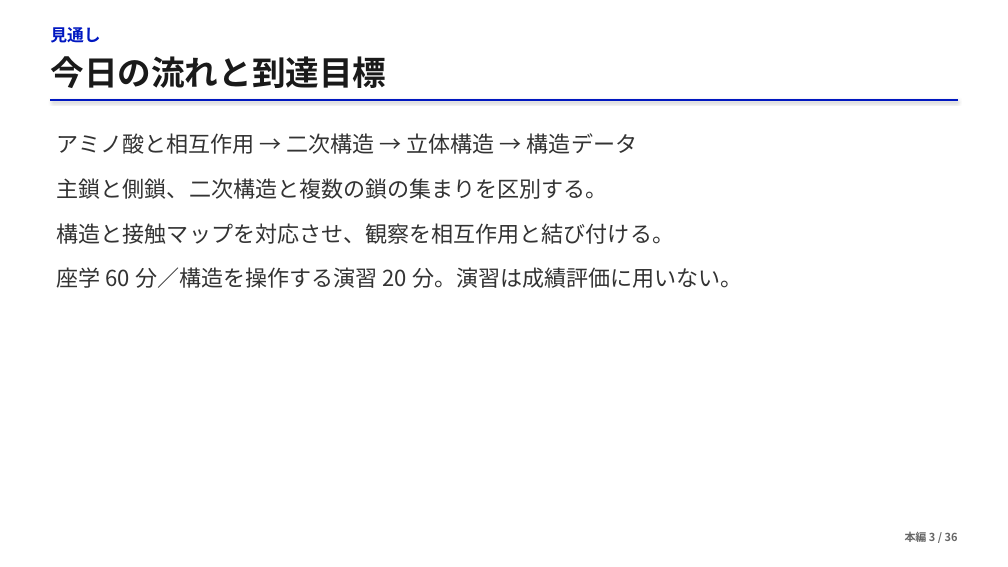
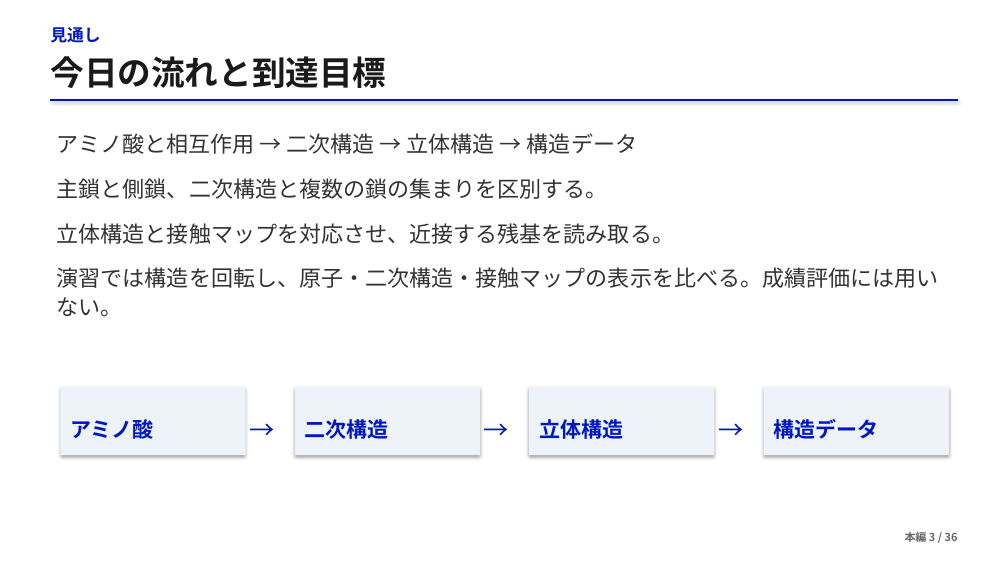
Before and after one commit to matsunagalab/lecture_bioinfo, a slide deck: slide 3 of 03_タンパク質構造の基礎/03_タンパク質構造の基礎.pptx. Drawn at 1008x567 pixels with LibreOffice and Linux fonts; fonts in the diff are those of the drawing. Boxes give left, top, right and bottom in pixels: in the first picture for what was removed or moved away, otherwise in the second. Text is boxed around its words. In the diff, an @@ line names an element or a change of style, - is before the commit and + after.

```diff
--- a/03_タンパク質構造の基礎/03_タンパク質構造の基礎.pptx
+++ b/03_タンパク質構造の基礎/03_タンパク質構造の基礎.pptx
@@ text at (57,223,674,244): text changed @@
-構造と接触マップを対応させ、観察を相互作用と結び付ける。
+立体構造と接触マップを対応させ、近接する残基を読み取る。
@@ text at (57,267,939,317): text changed @@
-座学 60 分／構造を操作する演習 20 分。演習は成績評価に用いない。
+演習では構造を回転し、原子・二次構造・接触マップの表示を比べる。成績評価には用いない。
@@ rectangle added at (60,387,246,455), fill #EEF3FA @@
@@ rectangle added at (295,387,480,455), fill #EEF3FA @@
@@ rectangle added at (529,387,715,455), fill #EEF3FA @@
@@ rectangle added at (764,387,949,455), fill #EEF3FA @@
@@ text added at (70,419,154,439), 20 pt, text #0017C1, bold @@
+アミノ酸
@@ text added at (250,402,289,440), 24 pt, text #0017C1 @@
+→
@@ text added at (305,419,389,439), 20 pt, text #0017C1, bold @@
+二次構造
@@ text added at (484,402,523,440), 24 pt, text #0017C1 @@
+→
@@ text added at (539,419,623,439), 20 pt, text #0017C1, bold @@
+立体構造
@@ text added at (718,402,758,440), 24 pt, text #0017C1 @@
+→
@@ text added at (773,419,878,439), 20 pt, text #0017C1, bold @@
+構造データ
```
Also in this commit, not shown: 23 other slides changed, 2 other files.
